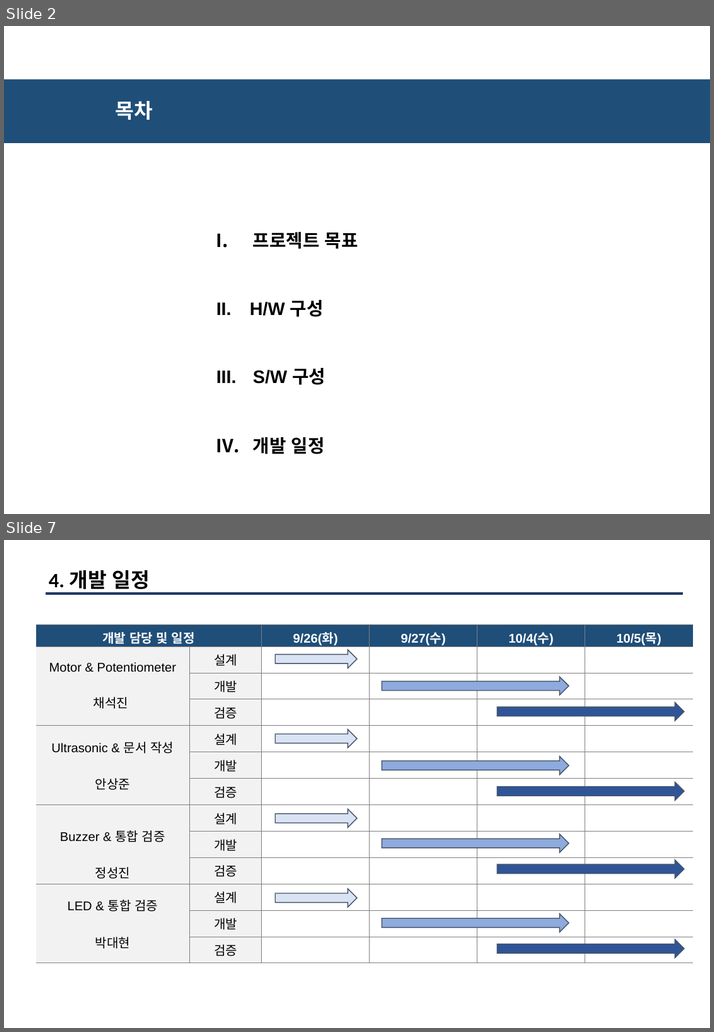
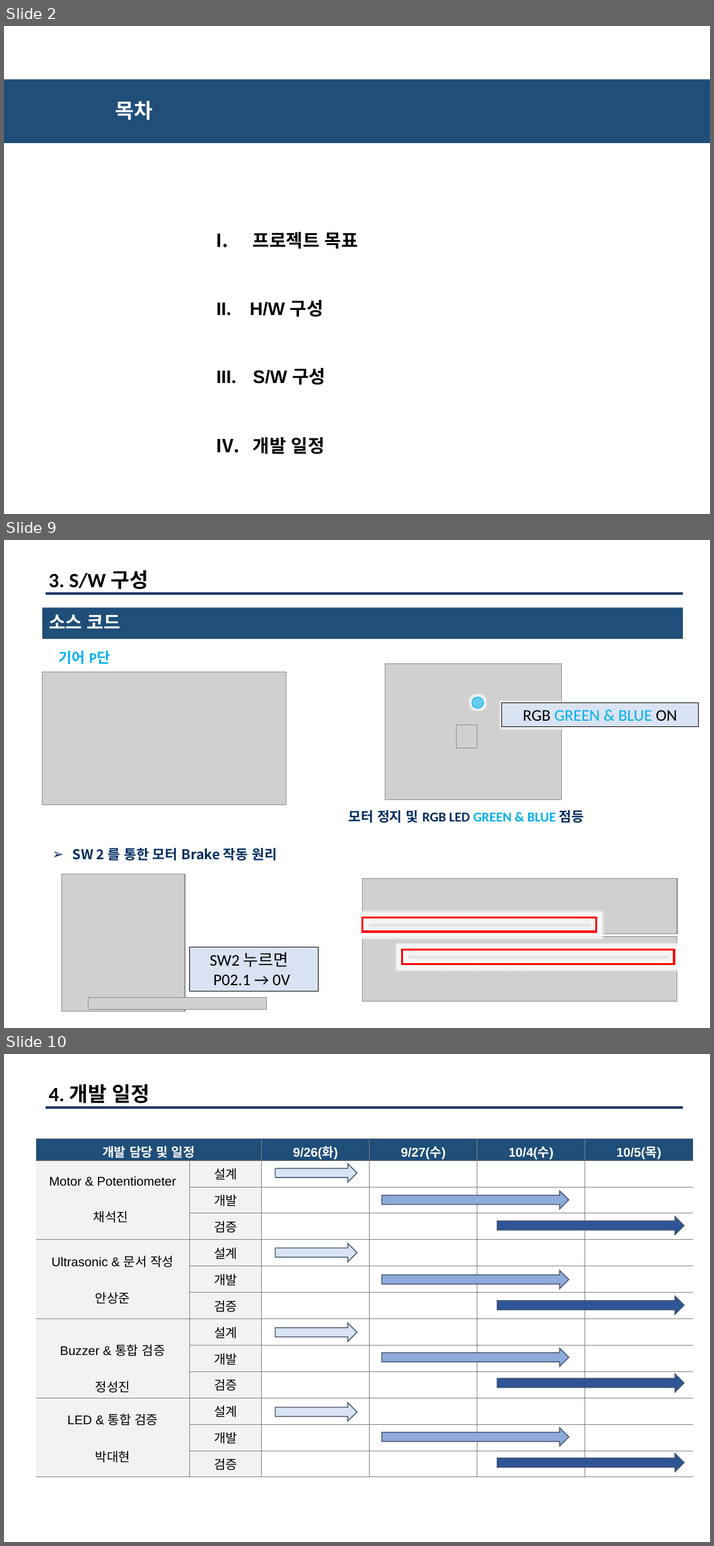
Before and after one commit to kaikan7/Reskill_project, a slide deck: U_sonic/2조_RESKILL_PROJECT_최종발표___.pptx. Shown one above the other, each under a label of ours: slides 2 and 7 before the commit, slides 2, 9 and 10 after it; the slides between them are not shown. The pictures are 714x1032 and 714x1546 pixels, drawn with LibreOffice and Linux fonts; fonts in the diff are those of the drawing; grey boxes stand for pictures. Boxes give left, top, right and bottom in pixels: in the first picture for what was removed or moved away, otherwise in the second. Text is boxed around its words. In the diff, an @@ line names an element or a change of style, - is before the commit and + after.

Commit message:
brake add

```diff
--- a/U_sonic/2조_RESKILL_PROJECT_최종발표___.pptx
+++ b/U_sonic/2조_RESKILL_PROJECT_최종발표___.pptx
@@ slide 9 added at [4, 540, 710, 1028], background #FFFFFF @@
@@ text added at [49, 570, 148, 593], 22.5 pt, text #000000, bold @@
+3. S/W 구성
@@ line added from (46, 594) to (683, 594), #203864 3 pt @@
@@ rectangle added at [42, 608, 683, 639], fill #1F4E79, 20 pt, text #FFFFFF, bold @@
+소스 코드
@@ text added at [58, 650, 110, 664], 16 pt, text #00B0F0, bold @@
+기어 P단
@@ picture added at [385, 665, 562, 801] @@
@@ picture added at [42, 672, 286, 805] @@
@@ ellipse added at [472, 697, 483, 709], fill #00B0F0 at 59% opacity, outline #00B0F0 0.75 pt @@
@@ rectangle added at [502, 703, 698, 726], fill #DAE3F3, outline #000000 0.5 pt, 18 pt, text #00B0F0 @@
+RGB GREEN & BLUE ON
@@ picture added at [456, 725, 477, 748] @@
@@ text added at [348, 810, 584, 823], 15 pt, text #012C5F, bold @@
+모터 정지 및 RGB LED GREEN & BLUE 점등
@@ text added at [73, 848, 277, 861], 15 pt, text #012C5F, bold @@
+➢ SW 2 를 통한 모터 Brake 작동 원리
@@ picture added at [61, 875, 184, 1012] @@
@@ picture added at [362, 879, 677, 934] @@
@@ rectangle added at [362, 918, 596, 932], outline #FF0000 2.25 pt @@
@@ rectangle added at [189, 947, 317, 992], fill #DAE3F3, outline #000000 0.5 pt, 18 pt, text #000000 @@
+SW2 누르면
+P02.1 → 0V
@@ picture added at [362, 937, 676, 1002] @@
@@ rectangle added at [402, 950, 674, 964], outline #FF0000 2.25 pt @@
@@ picture added at [88, 998, 267, 1011] @@
@@ what was slide 7 is now slide 10 @@
```
Also in this commit, not shown: 3 slides changed, 4 other slides added, 1 slide removed.
